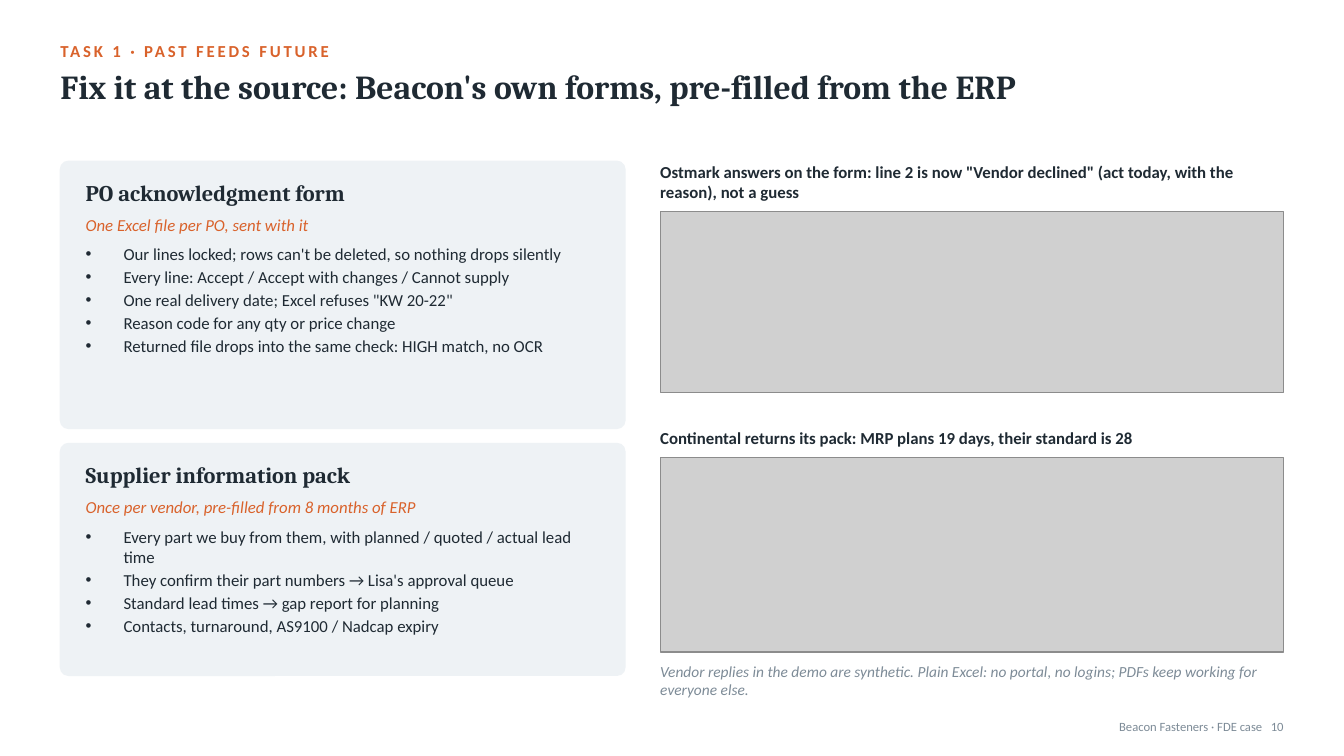
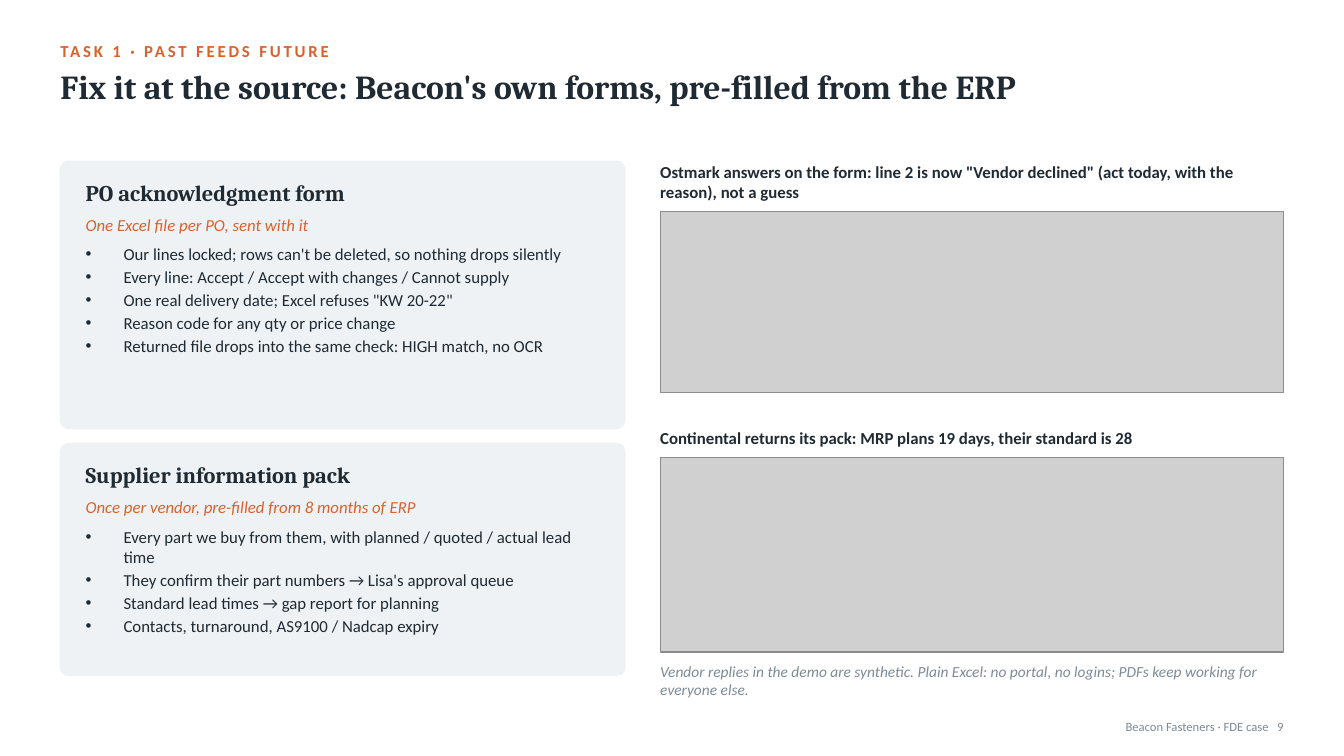
Before and after one commit to SmritaPandey/BeaconFasteners, a slide deck: slide 9 of Beacon Superday-Submission/presentation/Beacon_FDE_Casestudy.pptx (slide 10 before the commit). Drawn at 1344x756 pixels with LibreOffice and Linux fonts; fonts in the diff are those of the drawing; grey boxes stand for pictures. Boxes give left, top, right and bottom in pixels: in the first picture for what was removed or moved away, otherwise in the second. Text is boxed around its words. In the diff, an @@ line names an element or a change of style, - is before the commit and + after.

```diff
--- a/Beacon Superday-Submission/presentation/Beacon_FDE_Casestudy.pptx
+++ b/Beacon Superday-Submission/presentation/Beacon_FDE_Casestudy.pptx
@@ text at (1126,723,1283,731): text changed @@
-Beacon Fasteners · FDE case 10
+Beacon Fasteners · FDE case 9
```
Also in this commit, not shown: 15 other slides changed, 5 slides added, 2 slides removed, 18 other files.
